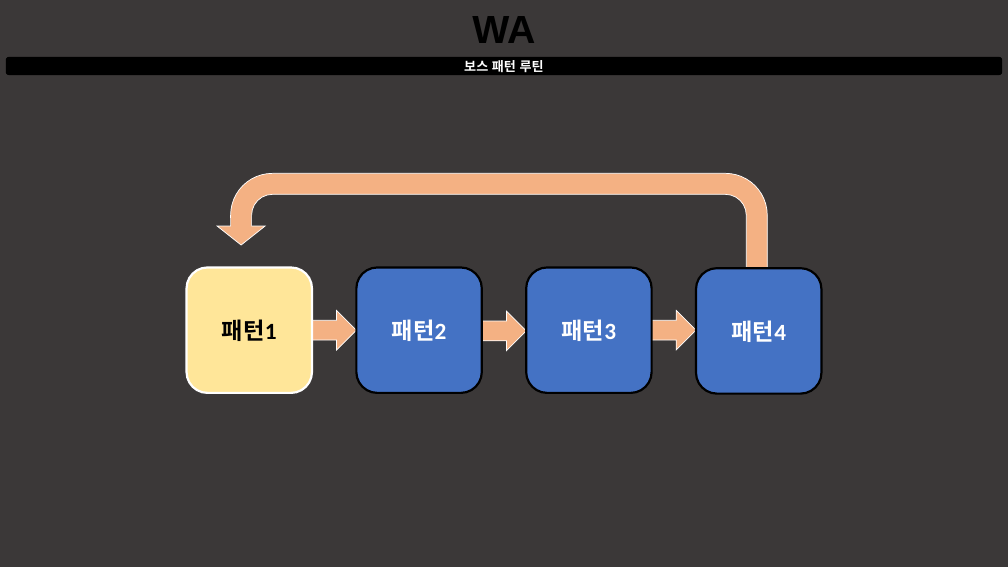
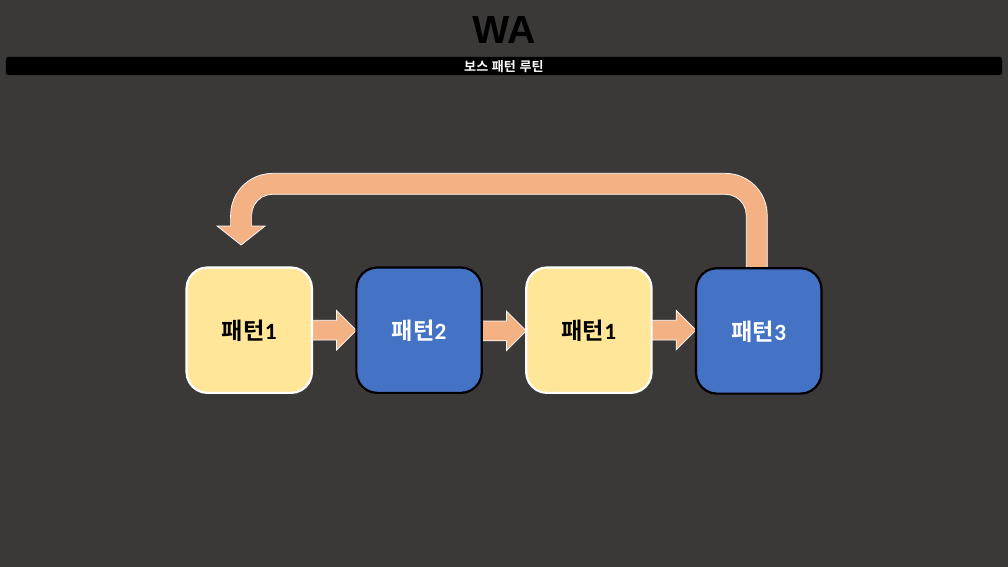
Before and after one commit to taeseongeom/WA, a slide deck: slide 5 of 기획서/문서/보스 기획서.pptx. Drawn at 1008x567 pixels with LibreOffice and Linux fonts; fonts in the diff are those of the drawing. Boxes give left, top, right and bottom in pixels: in the first picture for what was removed or moved away, otherwise in the second. Text is boxed around its words. In the diff, an @@ line names an element or a change of style, - is before the commit and + after.

```diff
--- a/기획서/문서/보스 기획서.pptx
+++ b/기획서/문서/보스 기획서.pptx
@@ rounded rectangle "패턴1" at (x1=526, y1=267, x2=652, y2=393): fill #4472C4 to #FFE699; outline #000000 3 pt to #FFFFFF 3 pt @@
@@ text in rounded rectangle at (x1=562, y1=319, x2=617, y2=341): text changed; text colour #FFFFFF to #000000 @@
-패턴3
+패턴1
@@ text in rounded rectangle at (x1=731, y1=320, x2=786, y2=342): text changed @@
-패턴4
+패턴3
```
Also in this commit, not shown: 2 other slides changed, 1 slide removed, 5 other files.
